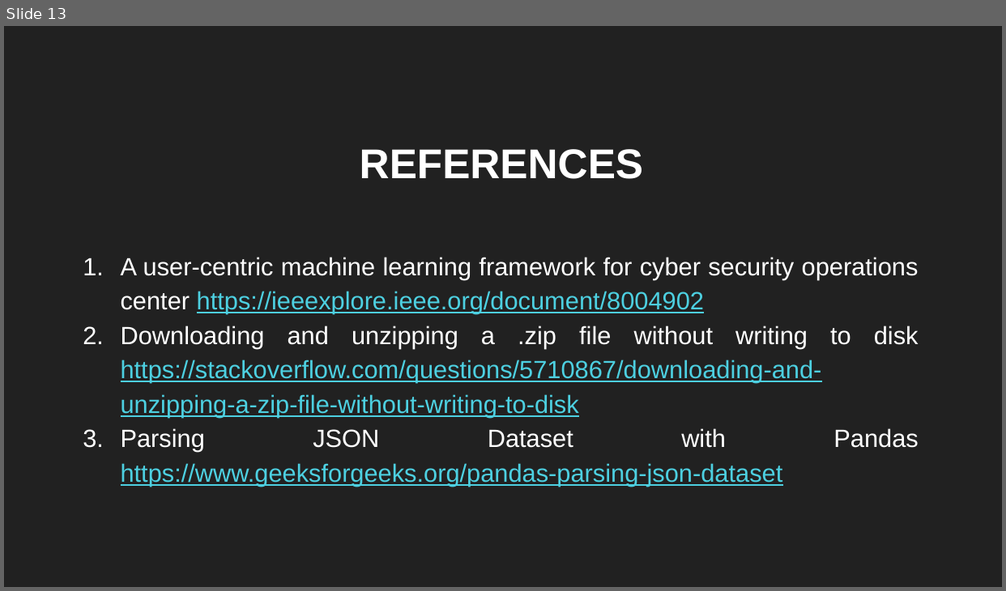
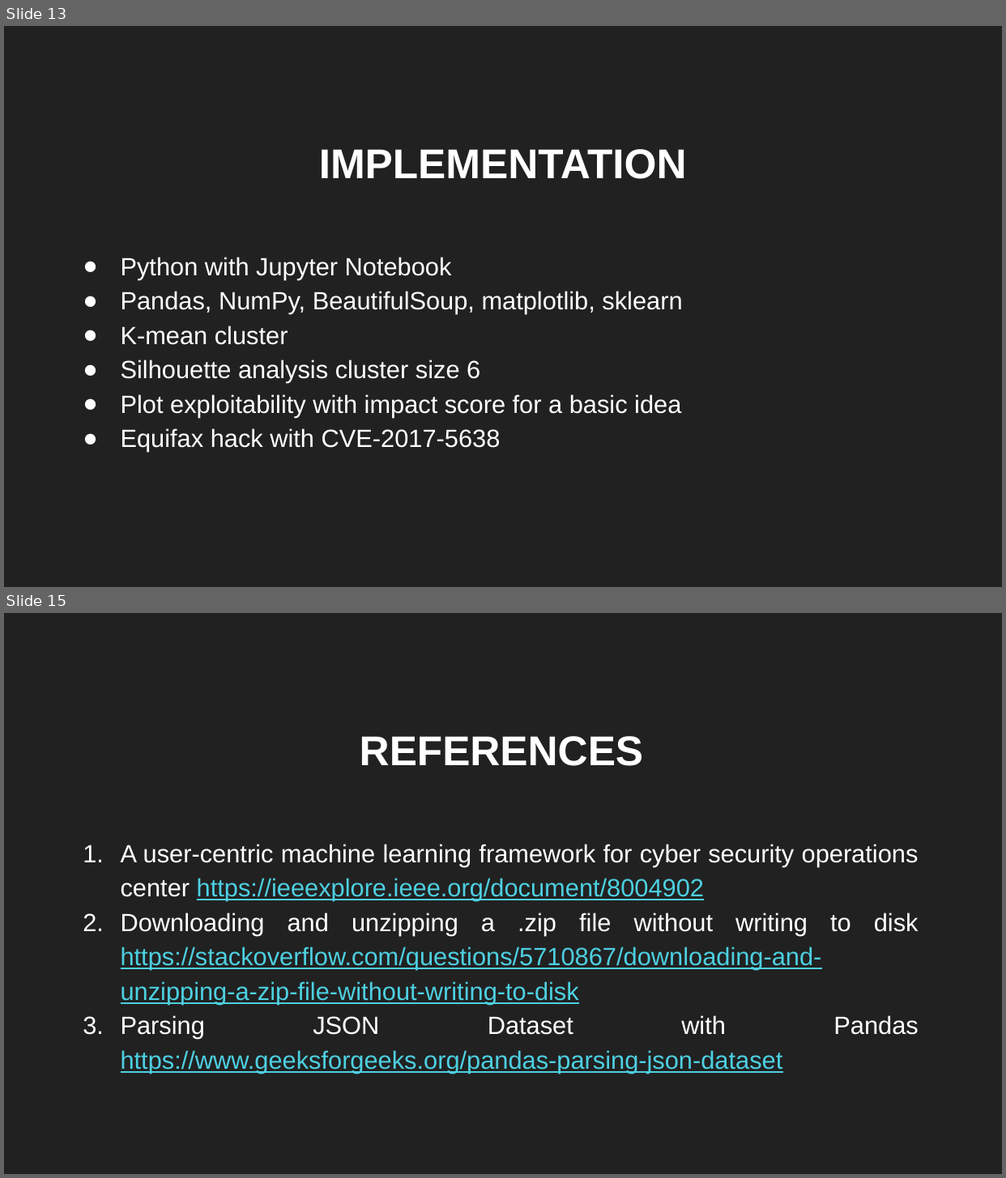
Before and after one commit to sbenstewart/cip-lab, a slide deck: mail these/presentation.pptx. Shown one above the other, each under a label of ours: slide 13 before the commit, slides 13 and 15 after it; the slides between them are not shown. The pictures are 1006x591 and 1006x1178 pixels, drawn with LibreOffice and Linux fonts; fonts in the diff are those of the drawing. Boxes give left, top, right and bottom in pixels: in the first picture for what was removed or moved away, otherwise in the second. Text is boxed around its words. In the diff, an @@ line names an element or a change of style, - is before the commit and + after.

```diff
--- a/mail these/presentation.pptx
+++ b/mail these/presentation.pptx
@@ slide 13 added at [4, 26, 1002, 587], background #212121 @@
@@ title added at [319, 149, 687, 179], 30 pt, text #FFFFFF, bold @@
+IMPLEMENTATION
@@ subtitle added at [121, 257, 682, 452], 18 pt, text #FFFFFF @@
+● Python with Jupyter Notebook
+● Pandas, NumPy, BeautifulSoup, matplotlib, sklearn
+● K-mean cluster
+● Silhouette analysis cluster size 6
+● Plot exploitability with impact score for a basic idea
+● Equifax hack with CVE-2017-5638
@@ what was slide 13 is now slide 15 @@
```
Also in this commit, not shown: 5 slides changed, 1 other slide added, 11 other files.
